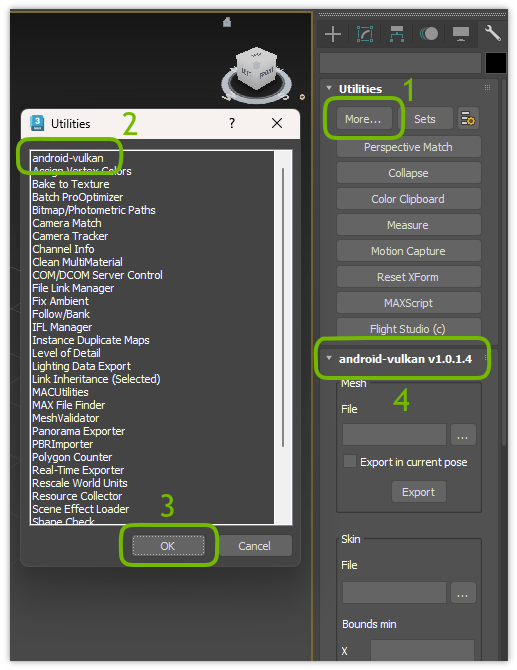
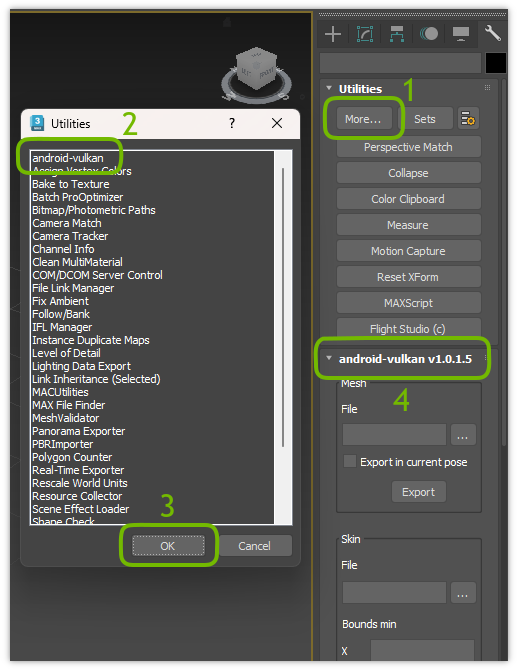
The second 517px x 670px image is a revision of the first. Changes to its layers:
painted on "Screenshot" over [10, 17, 473, 566]
